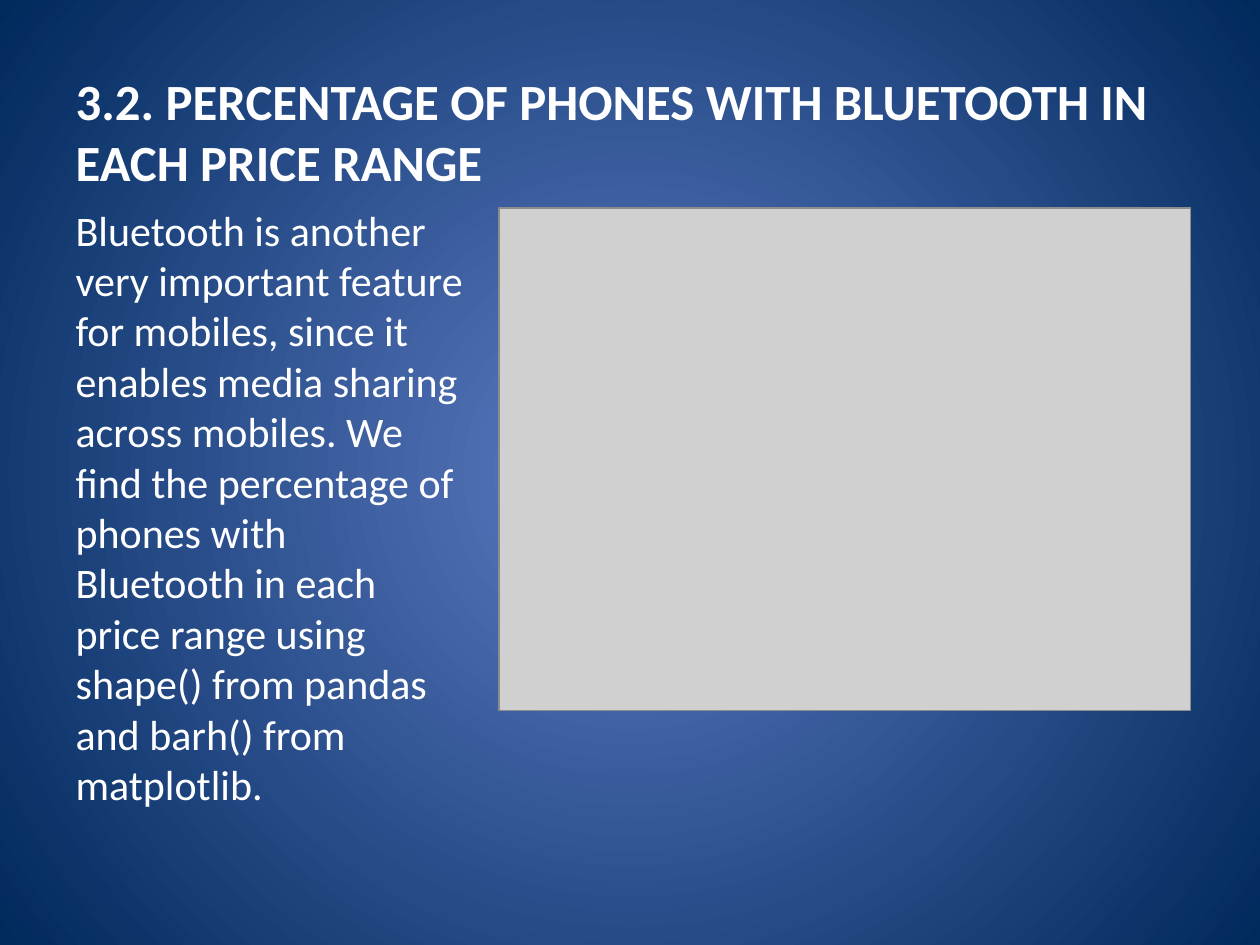
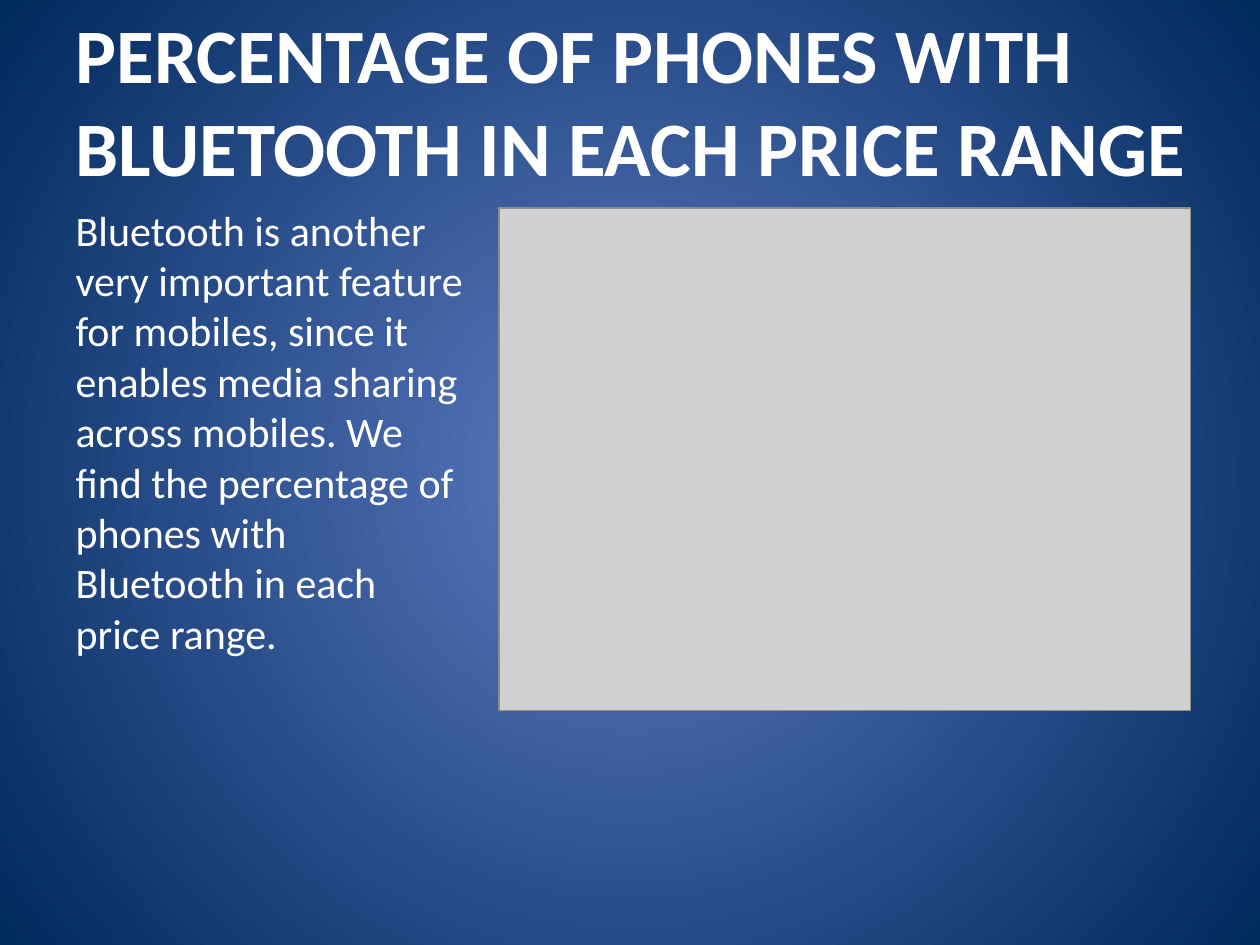
Before and after one commit to debjitg97/Mobile-Price-Classifier, a slide deck: slide 12 of Mobile Price Prediction Using KNN Classifier.pptx. Drawn at 1260x945 pixels with LibreOffice and Linux fonts; fonts in the diff are those of the drawing; grey boxes stand for pictures. Boxes give left, top, right and bottom in pixels: in the first picture for what was removed or moved away, otherwise in the second. Text is boxed around its words. In the diff, an @@ line names an element or a change of style, - is before the commit and + after.

```diff
--- a/Mobile Price Prediction Using KNN Classifier.pptx
+++ b/Mobile Price Prediction Using KNN Classifier.pptx
@@ title at (76,32,1185,177): text changed; size 29 to 44 pt @@
-3.2. PERCENTAGE OF PHONES WITH BLUETOOTH IN EACH PRICE RANGE
+PERCENTAGE OF PHONES WITH BLUETOOTH IN EACH PRICE RANGE
@@ text at (76,216,462,657): text changed @@
-Bluetooth is another very important feature for mobiles, since it enables media sharing across mobiles. We find the percentage of phones with Bluetooth in each price range using shape() from pandas and barh() from matplotlib.
+Bluetooth is another very important feature for mobiles, since it enables media sharing across mobiles. We find the percentage of phones with Bluetooth in each price range.
```
Also in this commit, not shown: 22 other slides changed.
